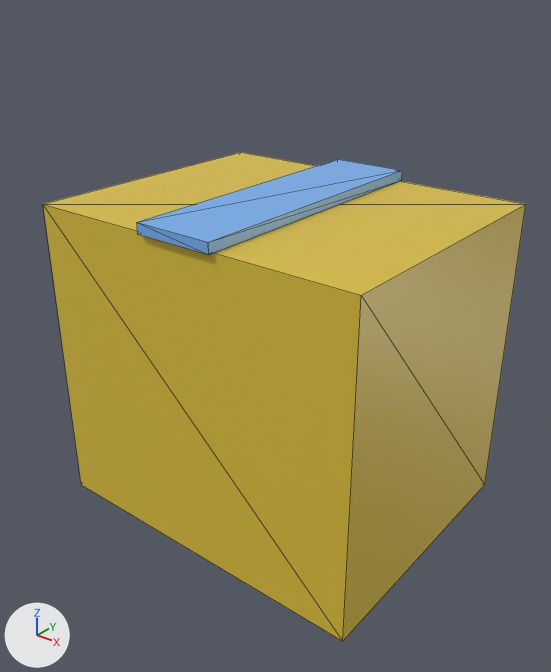
Renders of the glTF model assets/models/litter/litter_box.glb from each side of a commit.
The view is the same before and after, from a camera (50 mm lens) standing at (0.426, -0.546, 0.519) and looking at (0.009, -0.024, 0.196). Arrows for +X, +Y and +Z are at lower left; the lights stay in place. The picture after the commit comes second. Mesh edges are drawn as thin lines. Vertices at exactly the same position are counted once.

Names of what the first picture shows: 'litter_box'.
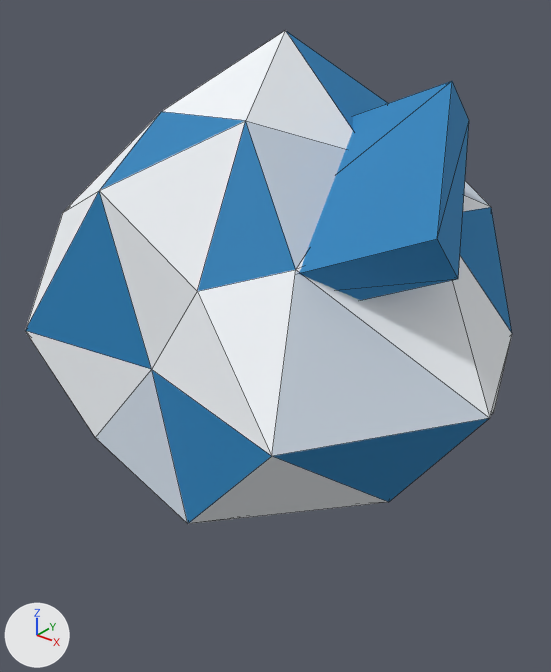
Boxes [x1, y1, x2, y2] around the edits, measured in the pictures (551 x 672 px):
```json
{"object": "litter_box", "change": "reshaped, moved, recoloured", "before": [43, 152, 526, 641], "after": [25, 30, 512, 524]}
{"part": 1, "of": "me_cube", "change": "deleted", "before": [137, 159, 402, 254], "on screen": "blue"}
{"part": 2, "of": "me_cube", "change": "built on", "before": [43, 152, 526, 641], "after": [25, 30, 512, 524]}
```

Scene script edits in JSON lines:
```json
{"op": "add", "block": "mat_mat_paper_white", "code": ["mat_mat_paper_white = principled_material('mat_paper_white')", "mat_mat_paper_white.base_color = (0.891, 0.924, 0.957)  # white #f2f6fa", "mat_mat_paper_white.roughness = 0.85"]}
{"op": "add", "block": "mat_mat_paper_crease", "code": ["mat_mat_paper_crease = principled_material('mat_paper_crease')", "mat_mat_paper_crease.base_color = (0.605, 0.68, 0.767)  # pale blue #ccd7e3", "mat_mat_paper_crease.roughness = 0.9"]}
{"op": "add", "block": "mat_mat_paper_blue", "code": ["mat_mat_paper_blue = principled_material('mat_paper_blue')", "mat_mat_paper_blue.base_color = (0.0179, 0.22, 0.494)  # blue #2481bb", "mat_mat_paper_blue.roughness = 0.75"]}
{"block": "me_cube", "where": "# used by ob_litter_box; location = (0.0, 0.0, 0.16)"}
{"op": "remove", "block": "me_cube", "code": "me_cube.from_pydata(...)  # 16 vertices, 24 faces; spans x -0.175..0.175, y -0.145..0.145, z -0.16..0.17"}
{"op": "remove", "block": "me_cube", "code": "me_cube.materials.append(mat_mat_cardboard)  # yellow #ddc03b"}
{"op": "remove", "block": "me_cube", "code": "me_cube.materials.append(mat_mat_tape)  # blue #77b0f0"}
{"op": "add", "block": "me_cube", "code": "me_cube.from_pydata(...)  # 50 vertices, 92 faces; spans x -0.215..0.25, y -0.211..0.225, z 0.015..0.47"}
{"block": "me_cube", "change": "me_cube part 1: the loose piece of 8 vertices spanning x -0.04..0.04, y -0.145..0.145, z 0.16..0.17 is deleted"}
{"block": "me_cube", "change": "me_cube part 2"}
{"block": "me_cube", "change": "8 vertices are removed from x -0.175..0.175, y -0.14..0.14, z -0.16..0.16"}
{"block": "me_cube", "change": "12 faces are deleted"}
{"block": "me_cube", "change": "50 vertices are added at x -0.215..0.25, y -0.211..0.225, z 0.015..0.47"}
{"block": "me_cube", "change": "43 new faces join them, mat_mat_paper_white (white #f2f6fa)"}
{"block": "me_cube", "change": "28 new faces join them, mat_mat_paper_blue (blue #2481bb)"}
{"block": "me_cube", "change": "21 new faces join them, mat_mat_paper_crease (pale blue #ccd7e3)"}
{"op": "add", "block": "me_cube", "code": "me_cube.materials.append(mat_mat_paper_white)  # white #f2f6fa"}
{"op": "add", "block": "me_cube", "code": "me_cube.materials.append(mat_mat_paper_blue)  # blue #2481bb"}
{"op": "add", "block": "me_cube", "code": "me_cube.materials.append(mat_mat_paper_crease)  # pale blue #ccd7e3"}
{"op": "set", "path": "ob_litter_box.location", "old": "(0.0, 0.0, 0.16)", "new": "(0.0, 0.0, 0.0)"}
```
